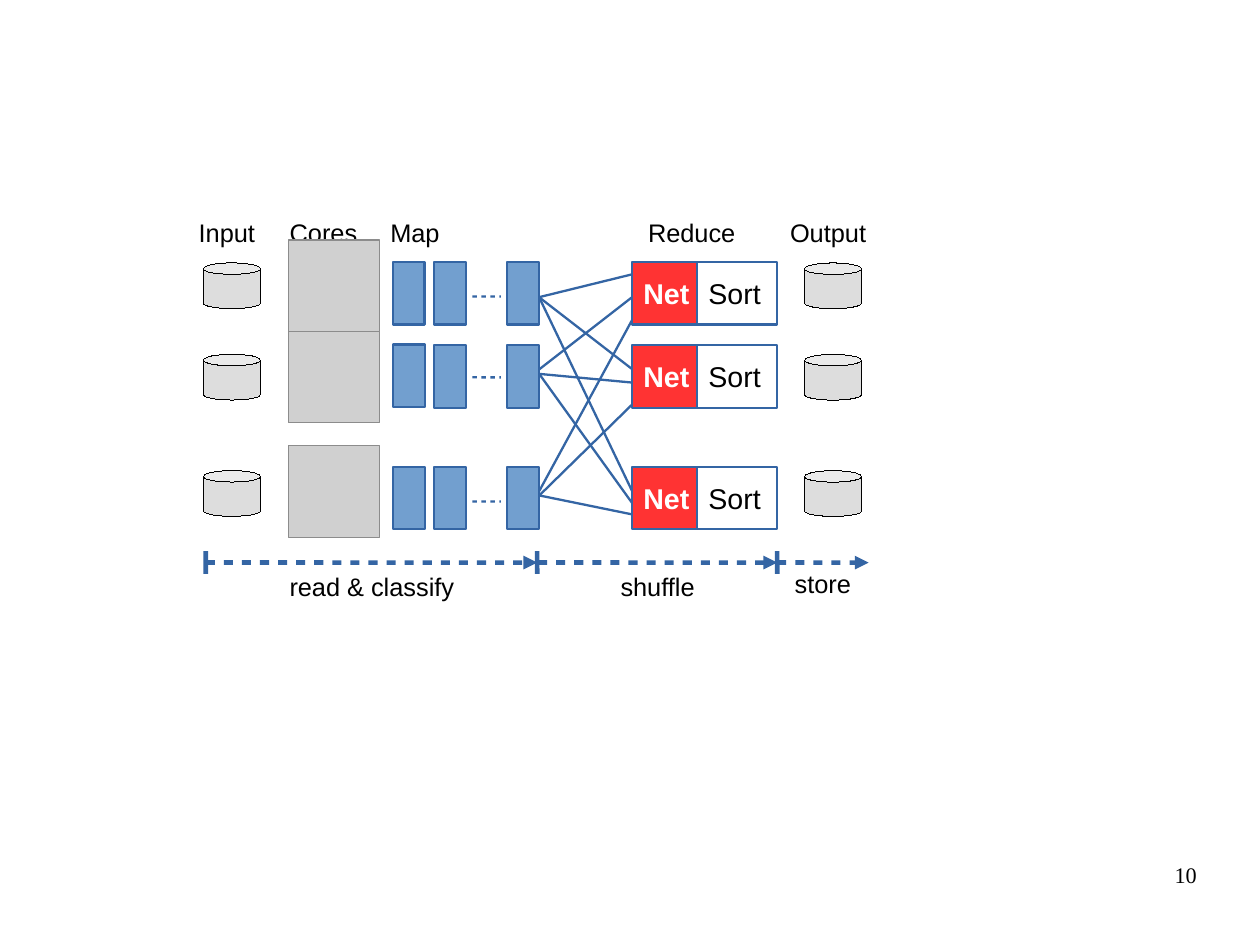
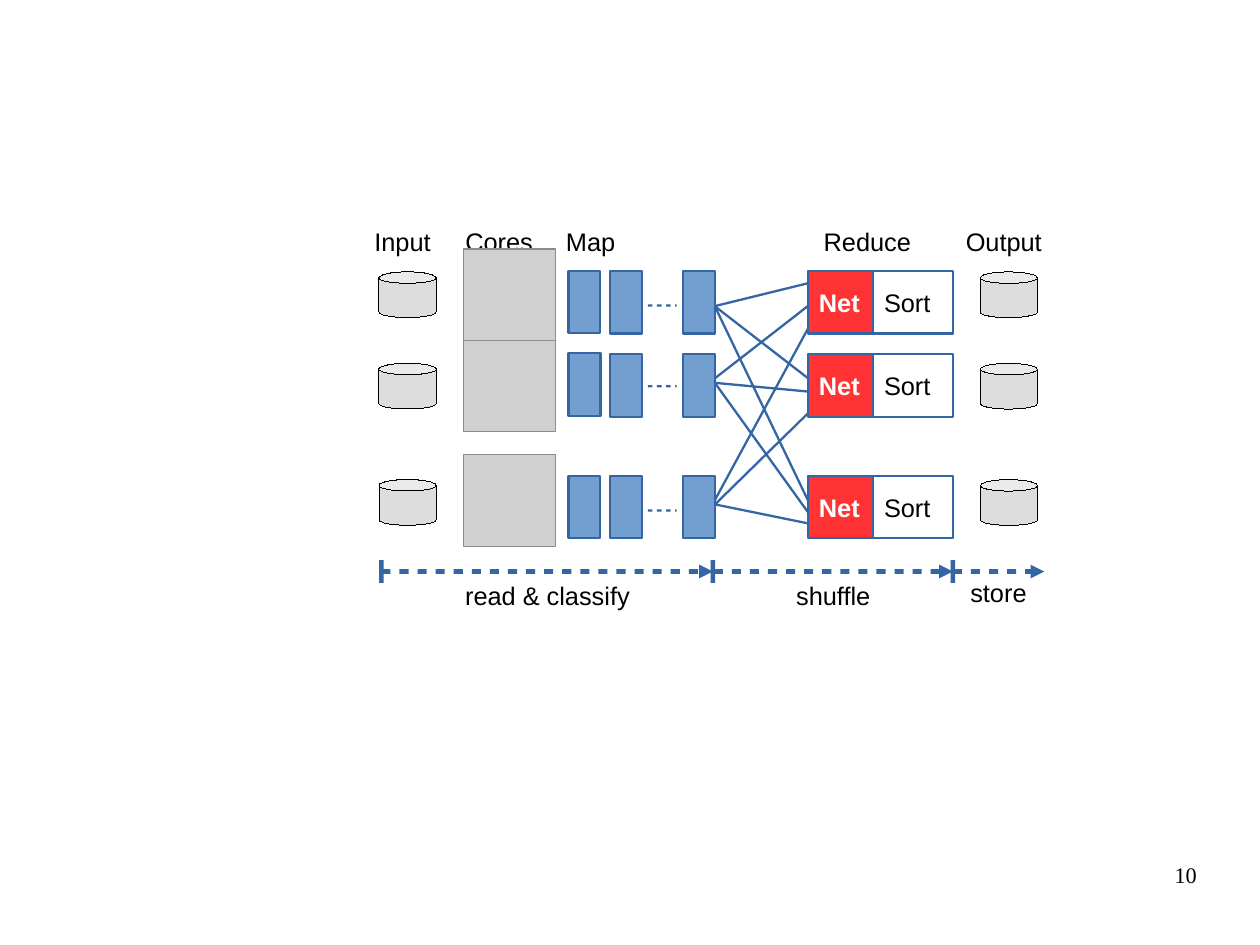
Before and after one commit to apache/incubator-crail-website, a slide deck: slide 10 of _graphix/website.odp. Drawn at 1260x945 pixels with LibreOffice and Linux fonts; fonts in the diff are those of the drawing; grey boxes stand for pictures; background and template pictures are left out. Boxes give left, top, right and bottom in pixels: in the first picture for what was removed or moved away, otherwise in the second. Text is boxed around its words. In the diff, an @@ line names an element or a change of style, - is before the commit and + after.

```diff
--- a/_graphix/website.odp
+++ b/_graphix/website.odp
@@ size 18 to 16 pt in 6 elements at (x1=808, y1=271, x2=874, y2=334), (x1=808, y1=476, x2=874, y2=539), (x1=874, y1=476, x2=954, y2=539), (x1=874, y1=271, x2=954, y2=334), (x1=808, y1=354, x2=874, y2=417), (x1=874, y1=354, x2=954, y2=417) @@
@@ 15 rectangles, 15 lines, 8 texts, 6 cylinders, 3 pictures, 3 arrows moved together from (x1=199, y1=222, x2=869, y2=602) to (x1=374, y1=231, x2=1045, y2=611) @@
```
Also in this commit, not shown: 1 other file.
